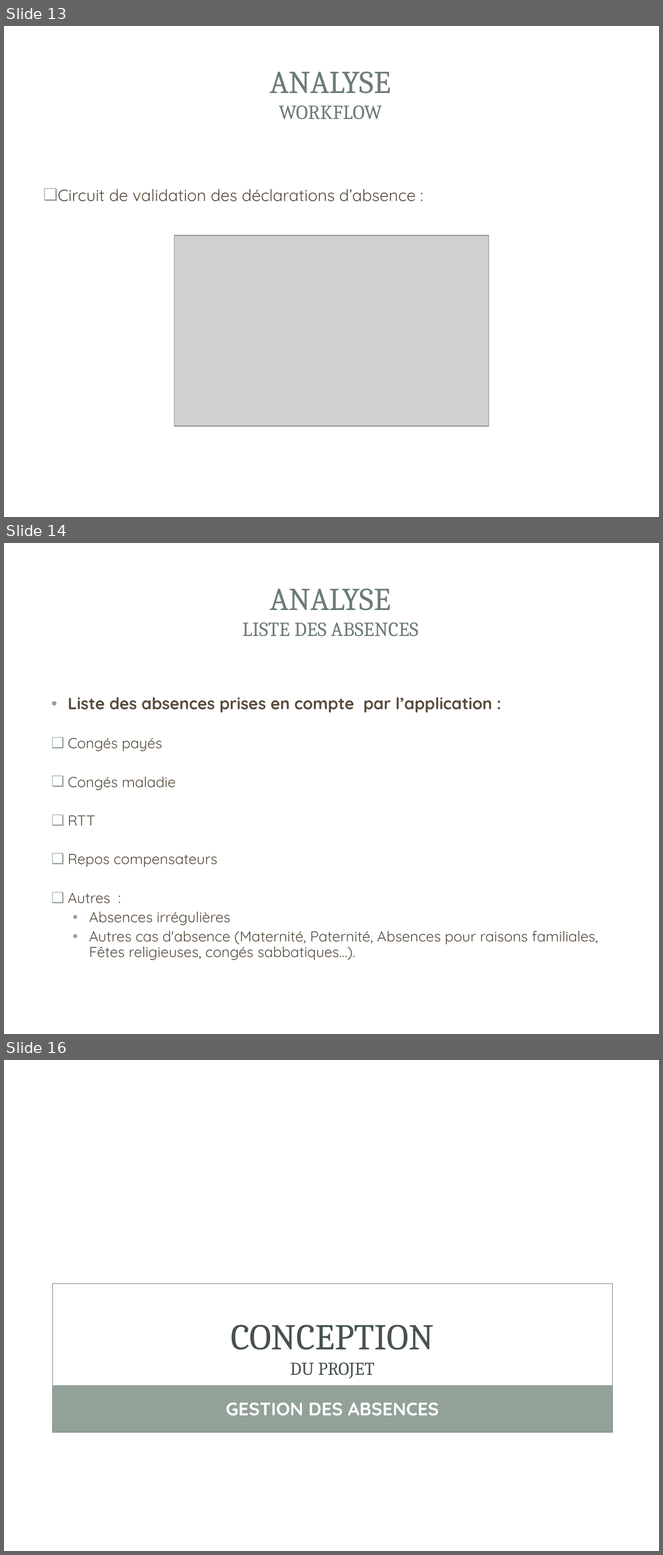
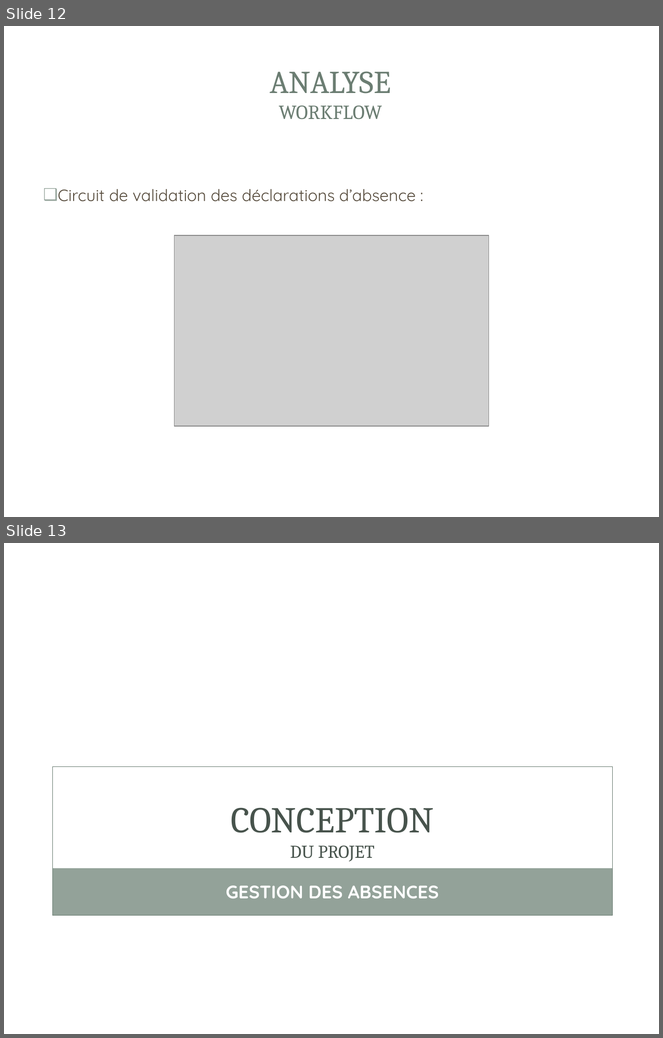
Before and after one commit to gestionsAbsences/gestionAbsences, a slide deck: Projet/Dossier/Fred/COURIOL_Fred_Présentation.ppt. Shown one above the other, each under a label of ours: slides 13, 14 and 16 before the commit, slides 12 and 13 after it; the slides between them are not shown. The pictures are 663x1555 and 663x1038 pixels, drawn with LibreOffice and Linux fonts; fonts in the diff are those of the drawing; grey boxes stand for pictures; background and template pictures are left out. Boxes give left, top, right and bottom in pixels: in the first picture for what was removed or moved away, otherwise in the second. Text is boxed around its words. In the diff, an @@ line names an element or a change of style, - is before the commit and + after.

```diff
--- a/Projet/Dossier/Fred/COURIOL_Fred_Présentation.ppt
+++ b/Projet/Dossier/Fred/COURIOL_Fred_Présentation.ppt
@@ slide 14 removed at <box>4,543,659,1034</box>, background picture (left out); not listed: 2 template elements that a slide beside it also shows @@
@@ title removed at <box>242,588,418,636</box> @@
-ANALYSE
-LISTE DES ABSENCES
@@ text removed at <box>68,697,598,961</box> @@
-• Liste des absences prises en compte par l’application :
-❑ Congés payés
-❑ Congés maladie
-❑ RTT
-❑ Repos compensateurs
-❑ Autres :
-  • Absences irrégulières
-  • Autres cas d'absence (Maternité, Paternité, Absences pour raisons familiales, Fêtes religieuses, congés sabbatiques…).
@@ what was slide 13 is now slide 12 @@
@@ what was slide 16 is now slide 13 @@
```
Also in this commit, not shown: 4 slides changed, 5 slides added, 9 other slides removed, 3 other files.
